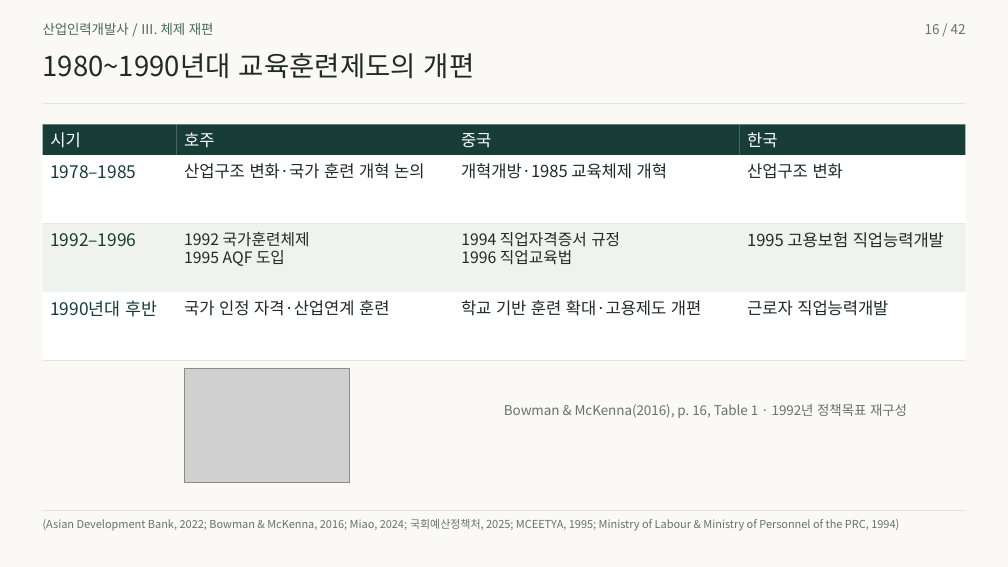
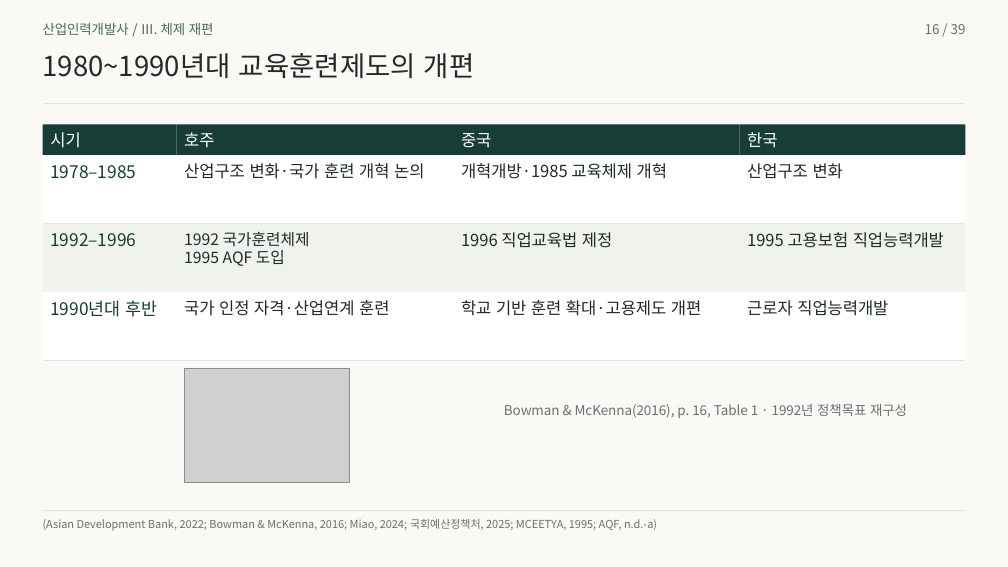
Before and after one commit to 01Chungee10/vet-history-rehearsal, a slide deck: slide 16 of au-cn-2026/presentation.pptx. Drawn at 1008x567 pixels with LibreOffice and Linux fonts; fonts in the diff are those of the drawing; grey boxes stand for pictures. Boxes give left, top, right and bottom in pixels: in the first picture for what was removed or moved away, otherwise in the second. Text is boxed around its words. In the diff, an @@ line names an element or a change of style, - is before the commit and + after.

```diff
--- a/au-cn-2026/presentation.pptx
+++ b/au-cn-2026/presentation.pptx
@@ text at (x1=925, y1=24, x2=966, y2=34): text changed @@
-16 / 42
+16 / 39
@@ text at (x1=461, y1=232, x2=612, y2=248): text changed; size 15 to 15.8 pt @@
-1996 직업교육법
+1996 직업교육법 제정
@@ text removed at (x1=461, y1=232, x2=620, y2=247) @@
-1994 직업자격증서 규정
@@ text at (x1=43, y1=519, x2=657, y2=531): text changed @@
-(Asian Development Bank, 2022; Bowman & McKenna, 2016; Miao, 2024; 국회예산정책처, 2025; MCEETYA, 1995; Ministry of Labour & Ministry of Personnel of the PRC, 1994)
+(Asian Development Bank, 2022; Bowman & McKenna, 2016; Miao, 2024; 국회예산정책처, 2025; MCEETYA, 1995; AQF, n.d.-a)
```
Also in this commit, not shown: 38 other slides changed, 3 slides removed, 46 other files.
